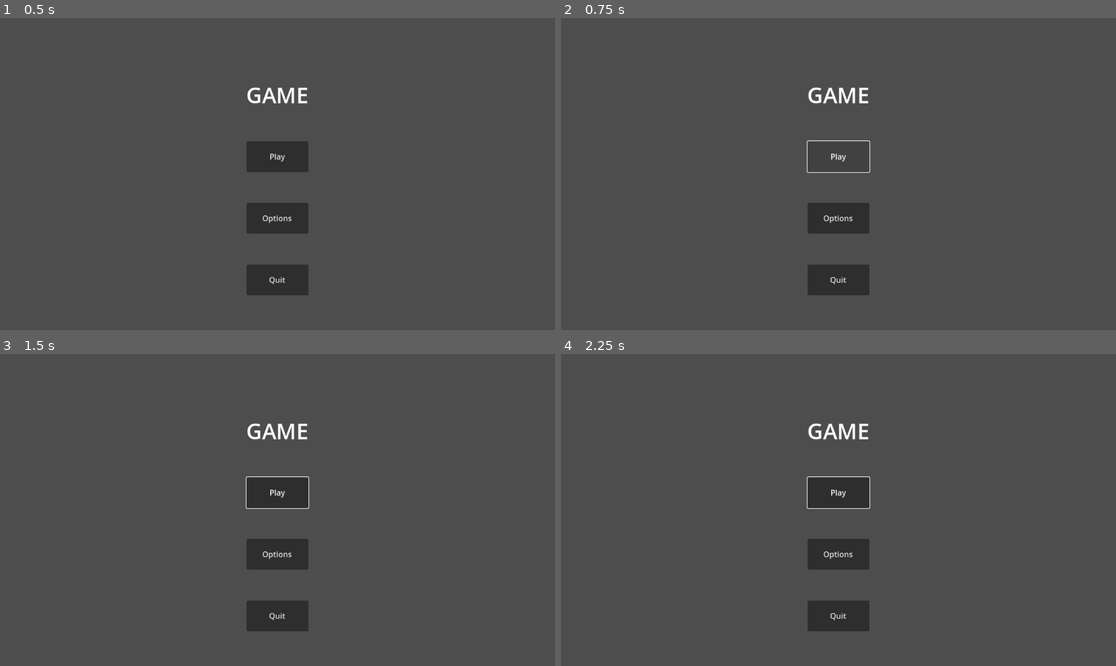
Above: before the commit, frames 1-4 (two rows, left to right).
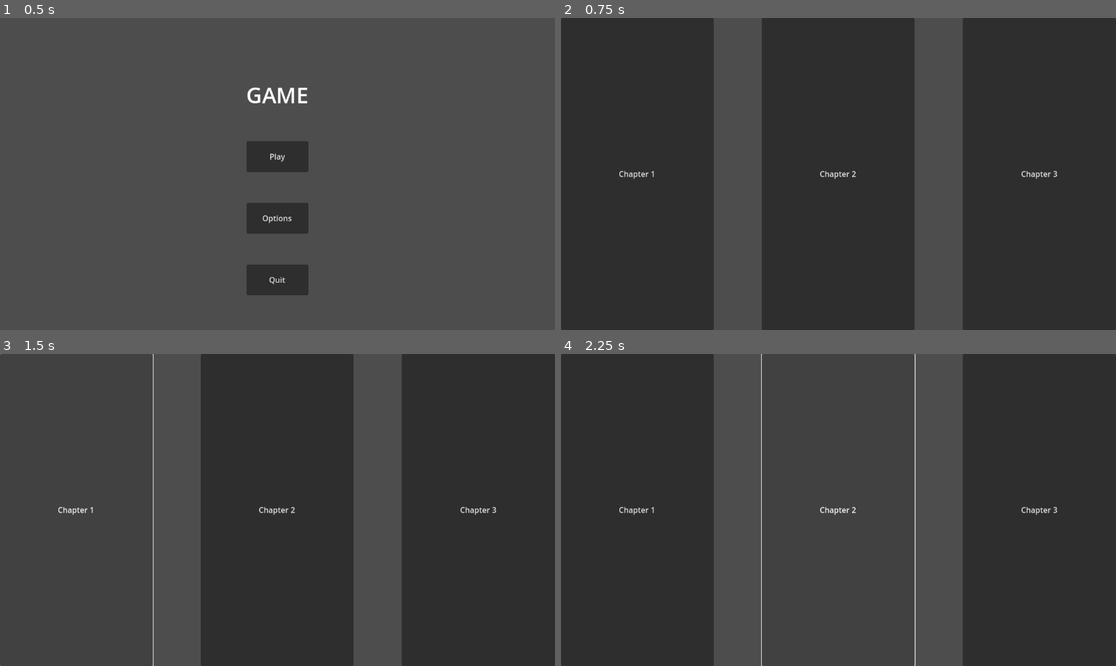
Above: after the commit, the same moments.

Repository: Zapzoop/SummerGameJam
Game: Godot game, scene res://GUI/MainMenu.tscn
Same seed, same stepped clock (60 frames per second), same inputs: the game is played once before the commit and once after it.
Inputs (mouse positions are in pixels of both pictures, inside the frame that each line leads up to):
- Up to frame 1 (0.5 s): no input
- Up to frame 2 (0.75 s): click "Play" at 0.5 s
- Up to frame 3 (1.5 s): click (77, 510) at 1.25 s, where only the run after the commit has a clickable "Chapter 1"
- Up to frame 4 (2.25 s): click (838, 510) at 2 s, where only the run after the commit has a clickable "Chapter 2"

Frame 1 is identical in both runs. In frame 2, 79% of the frame differs, in the area x 0-100%, y 0-100%; in frame 3, 52%; in frame 4, 56%.

Commit message:
Added a chapter selection scene

Diff:
--- a/GUI/MainMenu.gd
+++ b/GUI/MainMenu.gd
@@ -13,3 +13,7 @@
 
 func _on_quit_pressed():
 	get_tree().quit()
+
+
+func _on_play_pressed():
+	get_tree().change_scene_to_file("res://GUI/chapter_selection.tscn")
--- a/GUI/MainMenu.tscn
+++ b/GUI/MainMenu.tscn
@@ -52,4 +52,5 @@
 text = "Quit"
 metadata/_edit_use_anchors_ = true
 
+[connection signal="pressed" from="Play" to="." method="_on_play_pressed"]
 [connection signal="pressed" from="Quit" to="." method="_on_quit_pressed"]
--- /dev/null
+++ b/GUI/chapter_selection.tscn
@@ -0,0 +1,34 @@
+[gd_scene format=3 uid="uid://la4oj24dn8ud"]
+
+[node name="Chapter_Selection" type="Control"]
+layout_mode = 3
+anchors_preset = 15
+anchor_right = 1.0
+anchor_bottom = 1.0
+grow_horizontal = 2
+grow_vertical = 2
+
+[node name="HBoxContainer" type="HBoxContainer" parent="."]
+layout_mode = 1
+anchors_preset = 15
+anchor_right = 1.0
+anchor_bottom = 1.0
+grow_horizontal = 2
+grow_vertical = 2
+theme_override_constants/separation = 100
+alignment = 1
+
+[node name="Chapter1" type="Button" parent="HBoxContainer"]
+layout_mode = 2
+size_flags_horizontal = 3
+text = "Chapter 1"
+
+[node name="Chapter2" type="Button" parent="HBoxContainer"]
+layout_mode = 2
+size_flags_horizontal = 3
+text = "Chapter 2"
+
+[node name="Chapter3" type="Button" parent="HBoxContainer"]
+layout_mode = 2
+size_flags_horizontal = 3
+text = "Chapter 3"
